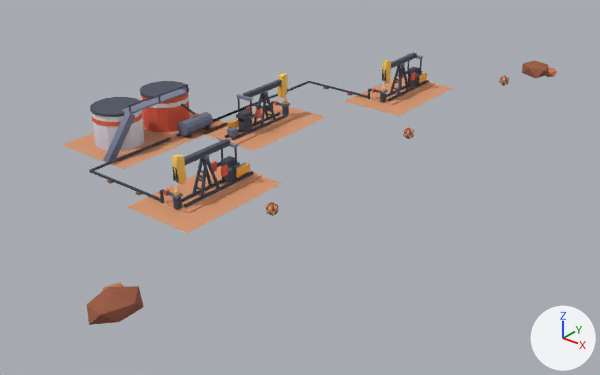
Two versions of the glTF model public/assets/toycar/set-oil-field.glb, one commit apart.
The view is the same before and after, from a camera (50 mm lens) standing at (18.6, -25.5, 13.2) and looking at (-1.1, -0.9, -2.1). The lights are fixed; the arrows at lower right show +X, +Y and +Z. The picture after the commit comes second. Where no turn or scale is listed for an object, it has been applied to the vertices. Vertices at exactly the same position are counted once.

In view in the first picture: 'anim_path:c=weeds:p=30:o=0.000:f=1+spin:a=z:w=-7.5+bob:h=0.28:p=0.72:r=0.35#0', 'anim_path:c=weeds:p=30:o=0.333:f=1+spin:a=z:w=-7.5+bob:h=0.28:p=0.79:r=0.35#1', 'anim_path:c=weeds:p=30:o=0.667:f=1+spin:a=z:w=-7.5+bob:h=0.28:p=0.86:r=0.35#2', 'anim_sway:a=z:d=16:p=4.1:o=0#j2', 'anim_sway:a=z:d=16:p=5.3:o=0#j1', 'field' and 5 more.
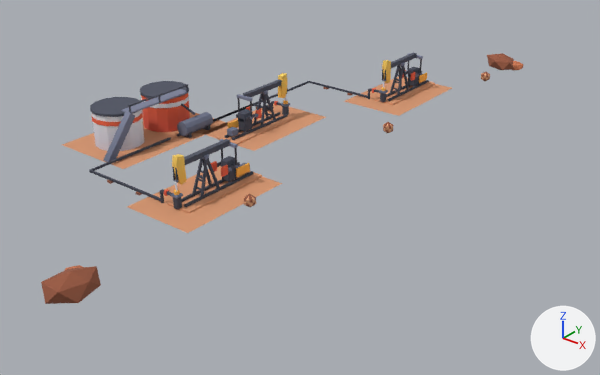
Boxes [x1, y1, x2, y2] around the edits, measured in the pictures (600 x 375 px; the box of a moved part takes in the faces that stretch with it):
'field', reshaped: before [62, 60, 557, 325]; after [41, 53, 524, 304]
'anim_path:c=weeds:p=30:o=0.667:f=1+spin:a=z:w=-7.5+bob:h=0.28:p=0.86:r=0.35#2', moved: before [265, 202, 279, 216]; after [243, 194, 256, 207]
'anim_path:c=weeds:p=30:o=0.333:f=1+spin:a=z:w=-7.5+bob:h=0.28:p=0.79:r=0.35#1', moved: before [403, 128, 414, 139]; after [383, 122, 393, 133]
'anim_path:c=weeds:p=30:o=0.000:f=1+spin:a=z:w=-7.5+bob:h=0.28:p=0.72:r=0.35#0', moved: before [499, 75, 509, 86]; after [481, 72, 490, 81]
part 1 of me_field, moved or reshaped: before [546, 68, 557, 77]; after [511, 61, 524, 71]
part 2 of me_field, moved or reshaped (mostly hidden): before [103, 283, 124, 290]; after [64, 265, 82, 271]
part 3 of me_field, moved or reshaped: before [522, 60, 548, 78]; after [487, 53, 514, 70]
part 4 of me_field, moved or reshaped: before [87, 286, 144, 325]; after [41, 266, 101, 304]

What changed in the scene script:
```text
Change me_field:
    used by ob_field; location = (0.0, 0.0, 0.0)
    before: 2052 (2.5, 13.6, -0.2) at pixel (533, 77), 2054 (2.0, 13.2, 0.0) at pixel (521, 72), 2063 (2.5, 13.6, 0.7) at pixel (535, 60)
    before: 2077 (2.9, -12.9, 0.0) at pixel (143, 307), 2080 (1.9, -13.8, 0.0), 2083 (2.8, -14.3, 0.4) at pixel (100, 314), 2086 (2.6, -12.7, 0.4) at pixel (138, 286), 2087 (2.5, -13.6, 0.6) at pixel (112, 293)
    remove me_field.from_pydata(...)  # 2100 vertices, 3760 faces; spans x -8.4..3.6, y -14.4..14.3, z -0.2..2.0
    add me_field.from_pydata(...)  # 2100 vertices, 3760 faces; spans x -8.4..1.8, y -14.5..14.3, z -0.3..2.0
    me_field part 1: the loose piece of 12 vertices spanning x 2.7..3.6, y 13.5..14.3, z -0.2..0.3 is moved by (-1.8, 0.0, 0.0)
    me_field part 2: the loose piece of 12 vertices spanning x 1.6..2.3, y -13.5..-12.7, z -0.2..0.4 is moved by (-1.8, 0.0, 0.0)
    me_field part 3
    add for i in [2052, 2054, 2063]: me_field.vertices[i].co += Vector((-1.8, 0.0, 0.0))
    me_field.vertices[2053].co: (2.9, 12.9, 0.0) -> (1.1, 13.0, 0.0)  # pixel (536, 78) -> pixel (502, 69)
    me_field.vertices[2055].co: (1.9, 13.9, 0.0) -> (0.0, 14.0, 0.0)
    me_field.vertices[2056].co: (2.6, 14.2, 0.0) -> (0.8, 14.3, 0.0)
    me_field.vertices[2057].co: (3.2, 13.6, 0.0) -> (1.5, 13.6, 0.0)  # pixel (546, 75) -> pixel (515, 69)
    me_field.vertices[2058].co: (2.4, 13.1, 0.4) -> (0.6, 13.0, 0.4)  # pixel (528, 68) -> pixel (495, 61)
    me_field.vertices[2059].co: (1.9, 13.6, 0.4) -> (-0.2, 13.6, 0.4)  # pixel (522, 63) -> pixel (486, 55)
    me_field.vertices[2060].co: (2.1, 14.2, 0.4) -> (0.3, 14.3, 0.4)  # pixel (532, 61) -> pixel (500, 53)
    me_field.vertices[2061].co: (3.0, 14.0, 0.4) -> (1.2, 14.0, 0.4)  # pixel (548, 64) -> pixel (513, 58)
    me_field.vertices[2062].co: (3.3, 13.2, 0.4) -> (1.3, 13.3, 0.4)  # pixel (545, 69) -> pixel (509, 62)
    me_field part 4
    add for i in [2077, 2080, 2083, 2086, 2087]: me_field.vertices[i].co += Vector((-1.8, 0.0, 0.0))
    me_field.vertices[2076].co: (2.5, -13.6, -0.2) -> (0.7, -13.6, -0.3)
    me_field.vertices[2078].co: (3.0, -13.9, 0.0) -> (1.3, -13.9, 0.0)  # pixel (119, 322) -> pixel (78, 303)
    me_field.vertices[2079].co: (2.4, -14.4, 0.0) -> (0.6, -14.5, 0.0)  # pixel (88, 324) -> pixel (45, 303)
    me_field.vertices[2081].co: (2.2, -13.0, 0.0) -> (0.4, -12.9, 0.0)
    me_field.vertices[2082].co: (3.2, -13.4, 0.4) -> (1.2, -13.4, 0.4)  # pixel (135, 303) -> pixel (89, 281)
    me_field.vertices[2084].co: (2.1, -14.2, 0.4) -> (0.2, -14.3, 0.4)  # pixel (86, 304) -> pixel (41, 281)
    me_field.vertices[2085].co: (1.9, -13.3, 0.4) -> (0.2, -13.3, 0.4)  # pixel (107, 287) -> pixel (68, 268)
Change ob_anim_path_c_weeds_p_30_o_0_000_f_1_spin_a_z_w__7_5_bob_h_0_28_p_0_72_r_0_35_0:
    ob_anim_path_c_weeds_p_30_o_0_000_f_1_spin_a_z_w__7_5_bob_h_0_28_p_0_72_r_0_35_0.location: (2.2, 10.83, 0.25) -> (1.2, 10.83, 0.25)
Change ob_anim_path_c_weeds_p_30_o_0_333_f_1_spin_a_z_w__7_5_bob_h_0_28_p_0_79_r_0_35_1:
    ob_anim_path_c_weeds_p_30_o_0_333_f_1_spin_a_z_w__7_5_bob_h_0_28_p_0_79_r_0_35_1.location: (2.2, 2.17, 0.25) -> (1.2, 2.17, 0.25)
Change ob_anim_path_c_weeds_p_30_o_0_667_f_1_spin_a_z_w__7_5_bob_h_0_28_p_0_86_r_0_35_2:
    ob_anim_path_c_weeds_p_30_o_0_667_f_1_spin_a_z_w__7_5_bob_h_0_28_p_0_86_r_0_35_2.location: (2.2, -6.5, 0.25) -> (1.2, -6.5, 0.25)
```
